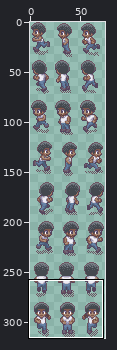
Edited in one commit: sprite sheet (assets/sprites_player_blue.png). Above: a wide view before the commit, with the close-up outlined.
Close-up. As it was:
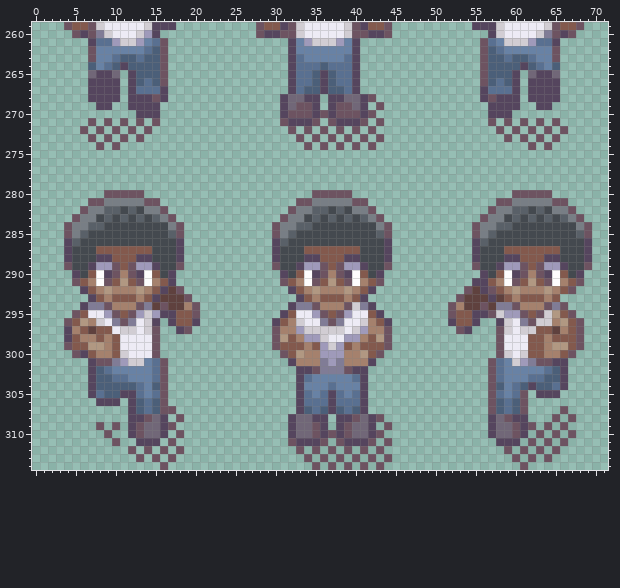
The file is 75x316 pixels. Shown: x 0..71, y 259..314. The commit also changed other parts of the picture, which this record leaves out.
And afterwards:
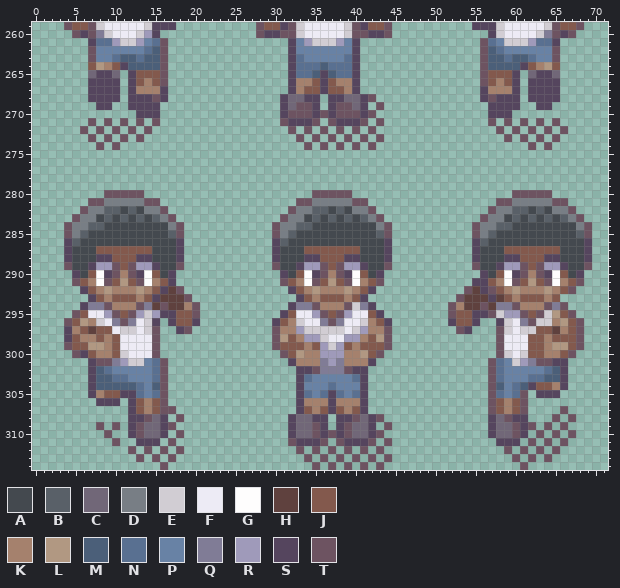
Palette (. is transparent): A #44494f  B #596068  C #716778  D #787e85  E #d1cdd3  F #edebf5  G #fefdfd  H #5f413e  J #83594d  K #a5816d  L #b19882  M #4b5f79  N #597091  P #6882a5  Q #807c96  R #9f9aba  S #55455e  T #6d5361
Changes in this commit:
y 264: x 7..10 MPNM -> JLKJ; x 62..65 MNPM -> JKLJ
y 265: x 13..15 MMM -> JJJ; x 57..59 MMM -> JJJ
y 266: x 13..15 MNM -> JKJ; x 33..35 NNM -> KKJ; x 37..39 MNN -> JKK; x 57..59 MNM -> JKJ
y 267: x 13..15 NNN -> KKK; x 33..35 NMM -> KJJ; x 37..39 MMN -> JJK; x 57..59 NNN -> KKK
y 304: x 63..65 MMN -> JJK
y 305: x 8..10 NMM -> KJJ
y 306: x 13..15 MNM -> JKJ; x 34..36 NNN -> KKK; x 38..40 NNN -> KKK; x 58..60 MNM -> JKJ
y 307: x 13..15 MNM -> JKJ; x 34..36 MNM -> JKJ; x 38..40 MNM -> JKJ; x 58..60 MNM -> JKJ
Changed places in both close-ups, as pixel boxes (x1, y1, x2, y2):
changed: (88, 62, 160, 94)
changed: (488, 62, 560, 94)
changed: (296, 78, 352, 94)
changed: (496, 382, 560, 414)
changed: (96, 390, 160, 414)
changed: (304, 398, 360, 414)
